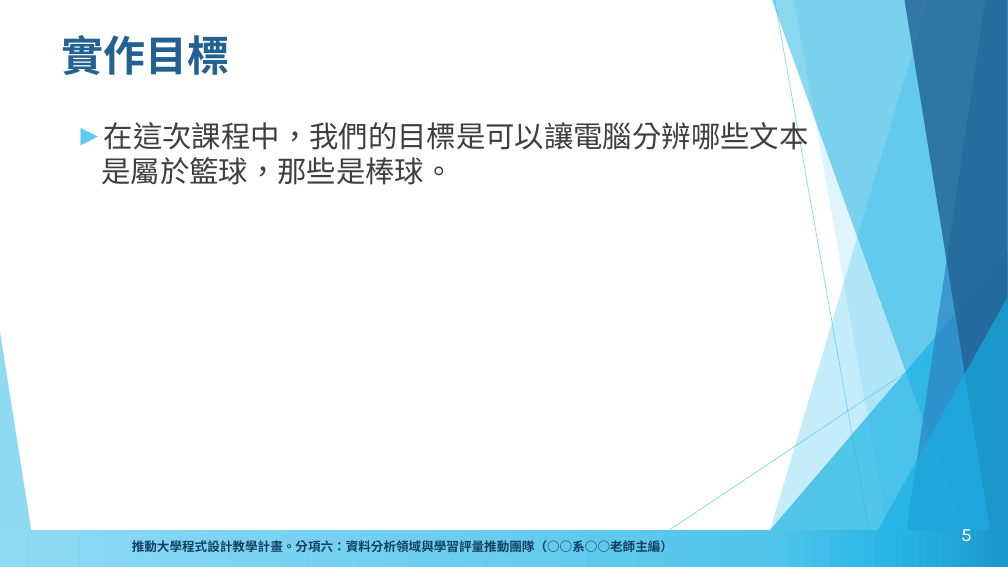
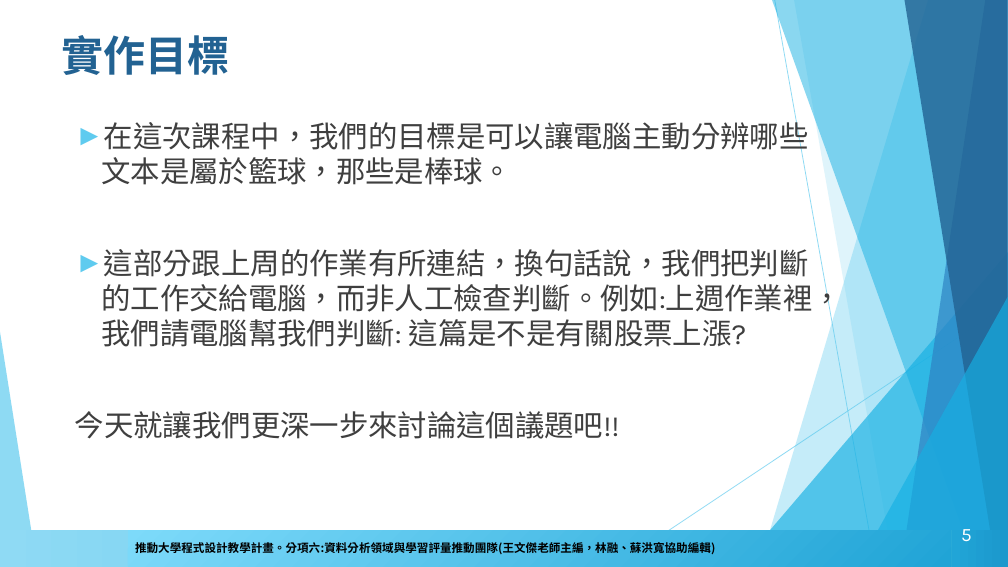
Before and after one commit to howardsukuan/textual-data-analysis-python, a slide deck: slide 5 of week04/文本分析與程式設計week4.pptx. Drawn at 1008x567 pixels with LibreOffice and Linux fonts; fonts in the diff are those of the drawing; background and template pictures are left out. Boxes give left, top, right and bottom in pixels: in the first picture for what was removed or moved away, otherwise in the second. Text is boxed around its words. In the diff, an @@ line names an element or a change of style, - is before the commit and + after.

```diff
--- a/week04/文本分析與程式設計week4.pptx
+++ b/week04/文本分析與程式設計week4.pptx
@@ text at (x1=75, y1=117, x2=842, y2=439): text changed; font Arial to Karla @@
-► 在這次課程中，我們的目標是可以讓電腦分辨哪些文本是屬於籃球，那些是棒球。
+► 在這次課程中，我們的目標是可以讓電腦主動分辨哪些文本是屬於籃球，那些是棒球。
+► 這部分跟上周的作業有所連結，換句話說，我們把判斷的工作交給電腦，而非人工檢查判斷。例如:上週作業裡，我們請電腦幫我們判斷: 這篇是不是有關股票上漲?
+今天就讓我們更深一步來討論這個議題吧!!
@@ rectangle added at (x1=128, y1=531, x2=951, y2=566), fill gradient #20A4D6 to #7EDBFB, 11 pt, text #000000, bold @@
+推動大學程式設計教學計畫。分項六:資料分析領域與學習評量推動團隊(王文傑老師主編，林融、蘇洪寬協助編輯)
```
Also in this commit, not shown: 51 other slides changed, 8 slides added, 7 other files.
